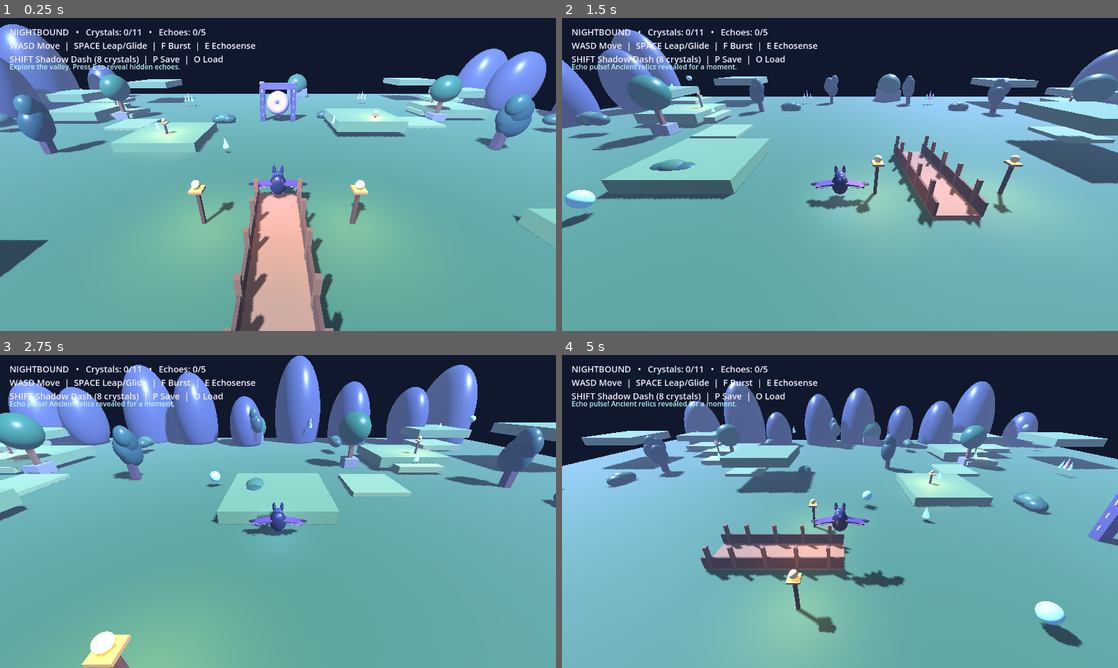
Above: before the commit, frames 1-4 (two rows, left to right).
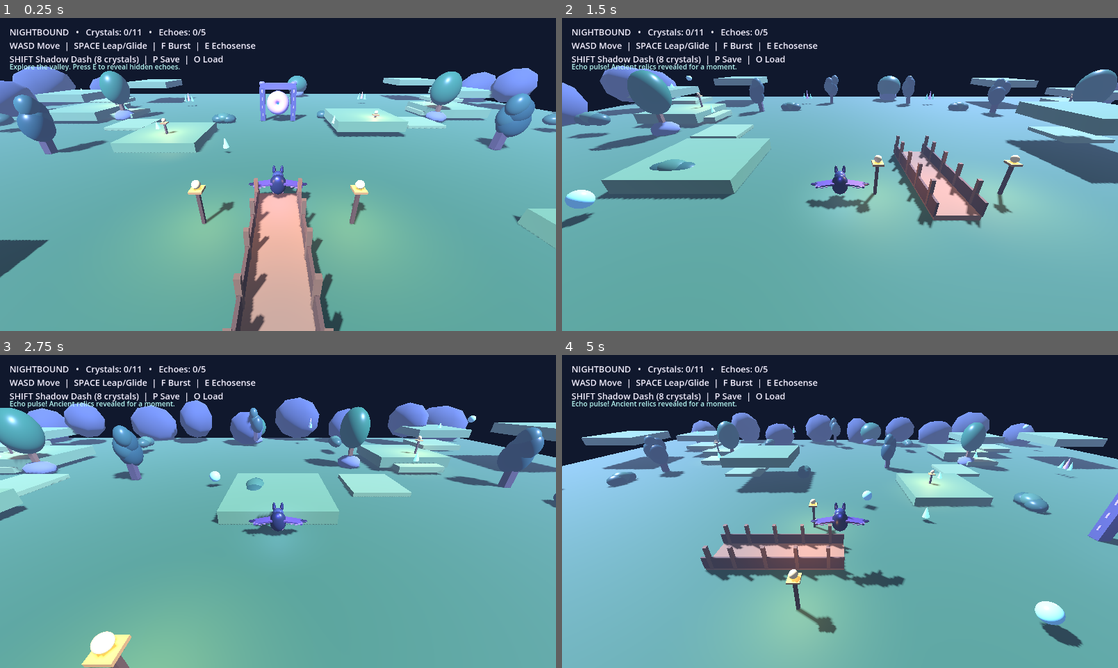
Above: after the commit, the same moments.

Repository: Dynamon91/nightbound
Game: Godot game, scene res://scenes/main.tscn
Same seed, same stepped clock (60 frames per second), same inputs: the game is played once before the commit and once after it.
Inputs:
- Up to frame 1 (0.25 s): no input
- Up to frame 2 (1.5 s): tap E (echosense) at 0.5, 1.35 s; hold D (move_right) 0.53-1.28 s; hold F (burst) 0.53-1.28 s; tap Space (jump) at 0.77 s; hold S (move_back) from 1.28 s (still down)
- Up to frame 3 (2.75 s): tap Space (jump) at 1.52 s; release S (move_back) at 2.03 s; hold D (move_right) from 2.03 s (still down); hold Shift (shadow_dash) from 2.03 s (still down)
- Up to frame 4 (5 s): release D (move_right) at 2.78 s; release Shift (shadow_dash) at 2.78 s; hold W (move_forward) 2.78-3.53 s; tap F (burst) at 2.85 s; tap Space (jump) at 3.02, 3.77, 4.52 s; hold A (move_left) from 3.53 s (still down); tap E (echosense) at 3.6 s; tap Shift (shadow_dash) at 4.35 s

The runs differ from the first frame. In frame 1, 4.0% of the frame differs, in the area x 0-100%, y 2-36%; in frame 2, 3.3%; in frame 3, 9.2%, in the area x 0-86%, y 0-38%; in frame 4, 4.9%.

Commit message:
art: shape distant cliffs into faceted moonlit rock formations

Diff:
--- a/scripts/main.gd
+++ b/scripts/main.gd
@@ -75,6 +75,24 @@
 	item.mesh = mesh
 	item.position = pos
 	item.material_override = material(color, 0.35)
+	parent.add_child(item)
+	return item
+
+func add_rock(parent: Node3D, pos: Vector3, size: Vector3, color: Color, seed_value: int) -> MeshInstance3D:
+	# Faceted, irregular silhouettes read as moonlit stone rather than smooth placeholder blobs.
+	var item := MeshInstance3D.new()
+	var mesh := SphereMesh.new()
+	mesh.radius = 1.0
+	mesh.height = 2.0
+	mesh.radial_segments = 7
+	mesh.rings = 4
+	item.mesh = mesh
+	item.position = pos
+	item.scale = size
+	var rock_mat := material(color, 0.92)
+	rock_mat.metallic = 0.04
+	item.material_override = rock_mat
+	item.rotation = Vector3(float(seed_value % 5) * 0.09, float(seed_value % 7) * 0.31, float(seed_value % 3) * 0.07)
 	parent.add_child(item)
 	return item
 
@@ -149,19 +167,21 @@
 	add_solid_box(Vector3(0, 0.1, 7), Vector3(2.5, 0.4, 9), Color("#9b7047"))
 	# Distinct distant rock formations help orient the player while exploring.
 	for p in [Vector3(-44, 0.8, -5), Vector3(45, 0.8, 4), Vector3(-5, 0.8, 45), Vector3(5, 0.8, -45)]:
-		add_box(self, p, Vector3(5, 2.5, 4), Color("#777d7b"))
-		add_sphere(self, p + Vector3(0, 2.0, 0), 2.6, Color("#286b48"))
+		add_rock(self, p, Vector3(2.5, 1.25, 2.0), Color("#697487"), int(abs(p.x + p.z)))
+		var crown := add_sphere(self, p + Vector3(0, 2.0, 0), 2.6, Color("#286b48"))
+		crown.scale = Vector3(1.0, 0.85, 1.0)
 	for p in [Vector3(-24, 0.5, -19), Vector3(24, 0.5, -18), Vector3(27, 0.5, 18), Vector3(-26, 0.5, 22)]:
-		add_box(self, p, Vector3(2, 1.2, 1.7), Color("#777d7b"))
+		add_rock(self, p, Vector3(1.5, 0.9, 1.25), Color("#6e7487"), int(abs(p.x + p.z)))
 		add_box(self, p + Vector3(0, 2, 0), Vector3(0.45, 3, 0.45), Color("#76502e"))
-		add_sphere(self, p + Vector3(0, 4, 0), 1.8, Color("#286b48"))
+		var crown := add_sphere(self, p + Vector3(0, 4, 0), 1.8, Color("#286b48"))
+		crown.scale = Vector3(1.0, 1.25, 0.9)
 	# Layered cliff silhouettes add depth and break up the blocky horizon.
 	for i in range(18):
 		var side := -1.0 if i % 2 == 0 else 1.0
 		var z := -42.0 + float(i) * 5.0
 		var x := side * (43.0 + float(i % 3) * 2.5)
-		var rock := add_sphere(self, Vector3(x, 2.0 + float(i % 4) * 0.7, z), 3.0 + float(i % 3) * 0.8, Color("#343d59") if i % 2 == 0 else Color("#414967"))
-		rock.scale = Vector3(1.25, 1.8 + float(i % 3) * 0.25, 1.0)
+		var rock := add_rock(self, Vector3(x, 2.0 + float(i % 4) * 0.7, z), Vector3(3.8 + float(i % 3) * 0.55, 3.0 + float(i % 3) * 0.45, 3.0), Color("#343d59") if i % 2 == 0 else Color("#414967"), i)
+		rock.rotation.z += 0.08 if i % 2 == 0 else -0.06
 	# Small crystal clusters around the valley edges create more layered fantasy landmarks.
 	for p in [Vector3(-18, 1.0, -30), Vector3(18, 1.0, -33), Vector3(-42, 3.0, 14), Vector3(42, 3.0, 15), Vector3(-12, 1.0, 38), Vector3(13, 1.0, 39)]:
 		for k in range(3):
